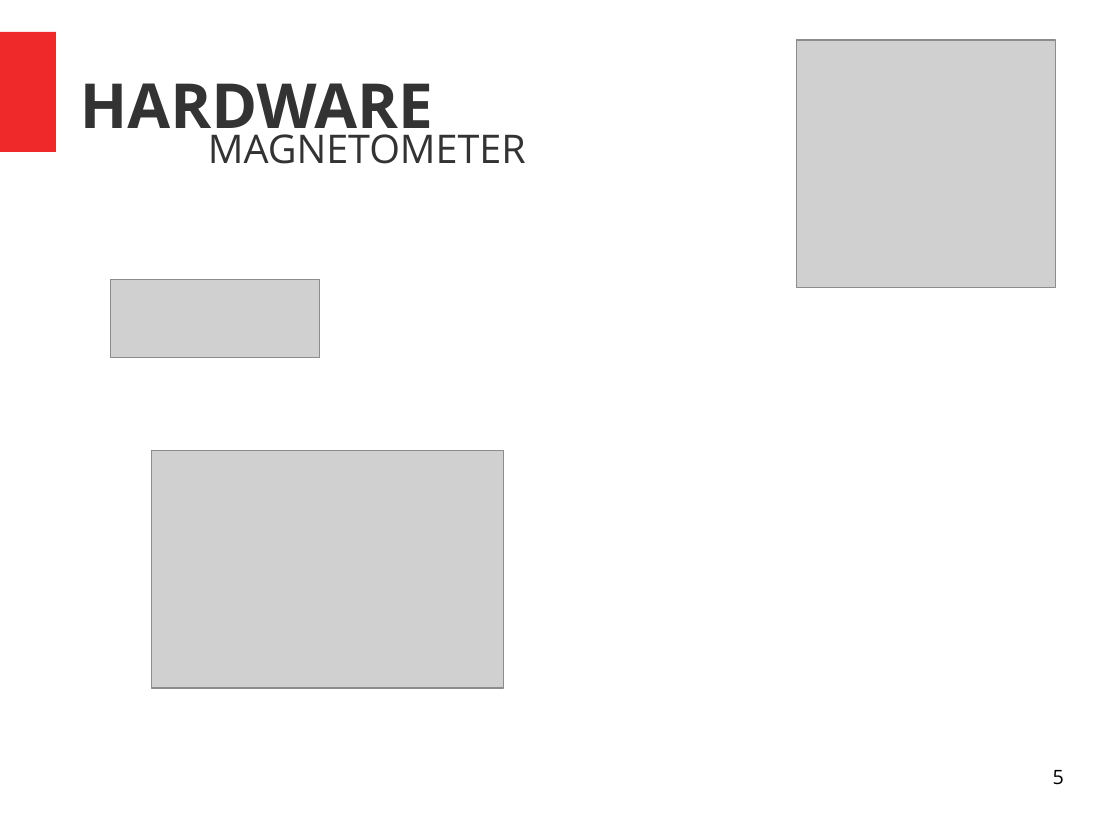
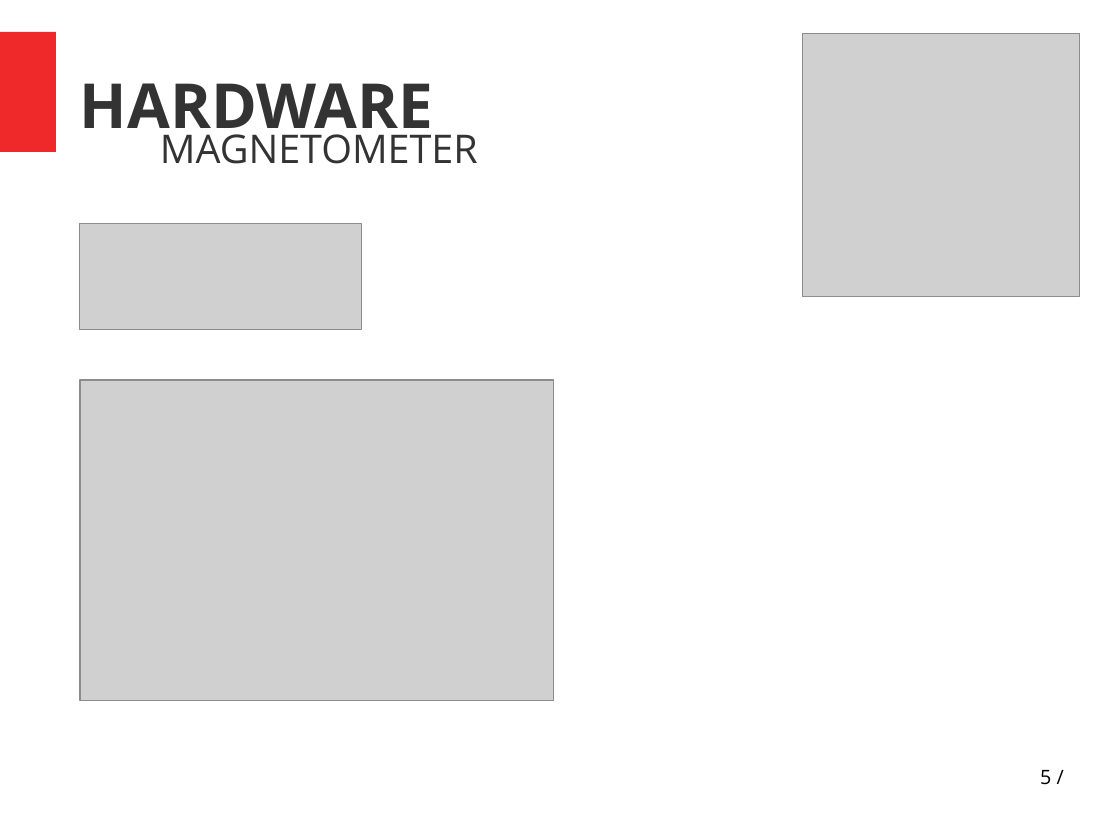
Before and after one commit to athava/ptixiaki, a slide deck: slide 5 of Untitled 1.odp. Drawn at 1120x840 pixels with LibreOffice and Linux fonts; fonts in the diff are those of the drawing; grey boxes stand for pictures. Boxes give left, top, right and bottom in pixels: in the first picture for what was removed or moved away, otherwise in the second. Text is boxed around its words. In the diff, an @@ line names an element or a change of style, - is before the commit and + after.

```diff
--- a/Untitled 1.odp
+++ b/Untitled 1.odp
@@ picture: place and size @@
-picture at bbox=[797, 40, 1057, 287]
+picture at bbox=[803, 34, 1079, 297]
@@ text "MAGNETOMETER" at bbox=[160, 126, 478, 164]: indent changed @@
@@ picture: place and size @@
-picture at bbox=[111, 281, 320, 359]
+picture at bbox=[80, 224, 363, 329]
@@ picture: place and size @@
-picture at bbox=[151, 450, 504, 688]
+picture at bbox=[80, 380, 554, 700]
@@ page number at bbox=[1040, 770, 1051, 785]: text changed @@
-5
+5 /
```
Also in this commit, not shown: 5 other slides changed, 4 slides added, 3 other files.
